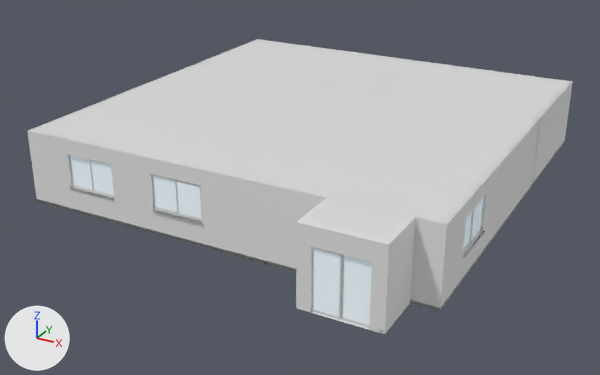
Two versions of the FBX model Assets/Models/Post office.fbx, one commit apart.
Rendered twice from a camera (50 mm lens) standing at (23.9, -38.5, 13.9) and looking at (8.4, -10.4, -0.2). Every picture has the same lights, and +X, +Y and +Z are marked at lower left. The first picture is the older version. Where no turn or scale is listed for an object, it has been applied to the vertices.

In view in the first picture: 'Baseboard', 'Ceiling_Room_Main_17x11', 'Ceiling_Room_TopLeft_9.5x6', 'Ceiling_Room_TopRight_7.5x6', 'Ceiling_Vestibule_BottomRight_3x2', 'Room', 'Room.003', 'Window.L.002', 'Window.L.003', 'Window.L.006', 'Window.R.002', 'Window.R.006' and 14 more.
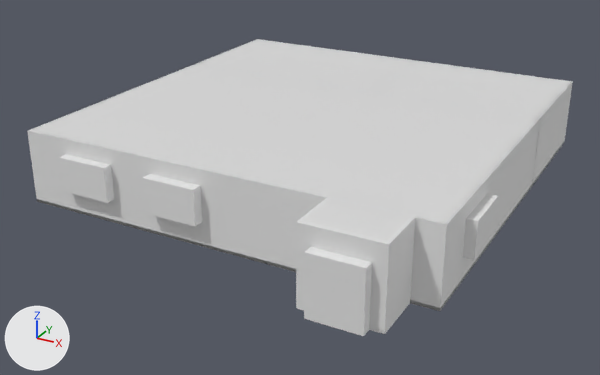
Location of each change, [x1, y1, x2, y2] in pixels of the pictures (600 x 375 px):
'CTRL_Hole.009', added
    after: [304, 247, 372, 336]
'CTRL_Hole.005', added
    after: [142, 174, 202, 226]
'CTRL_Hole.006', added
    after: [59, 154, 114, 203]
'CTRL_Hole.004', added
    after: [463, 194, 498, 260]
'Window.L.006', unchanged, covered by the edit
    before: [312, 247, 342, 319]
'Window.R.006', unchanged, covered by the edit
    before: [341, 255, 372, 327]

Edits to the bpy script that builds the scene:
```text
Add me_ctrl_hole_009:
    me_ctrl_hole_009.from_pydata(...)  # a box spanning x -1.1..1.1, y -0.6..0.0, z 0.0..1.4
Add me_ctrl_hole_007:
    me_ctrl_hole_007.from_pydata(...)  # a box spanning x 0.0..0.6, y -1.1..1.1, z 0.0..1.4
Add me_ctrl_hole_012:
    me_ctrl_hole_012.from_pydata(...)  # a box spanning x -1.0..1.0, y -0.6..0.0, z 0.0..2.3
Add ob_ctrl_hole_006:
    ob_ctrl_hole_006 = bpy.data.objects.new('CTRL_Hole.006', me_ctrl_hole_009)
    ob_ctrl_hole_006.location = (3.0, -16.79, 1.0)
Add ob_ctrl_hole_004:
    ob_ctrl_hole_004 = bpy.data.objects.new('CTRL_Hole.004', me_ctrl_hole_007)
    ob_ctrl_hole_004.location = (16.8, -14.0, 1.0)
Add ob_ctrl_hole_009:
    ob_ctrl_hole_009 = bpy.data.objects.new('CTRL_Hole.009', me_ctrl_hole_012)
    ob_ctrl_hole_009.location = (14.5, -18.8, 0.0)
Add ob_ctrl_hole_005:
    ob_ctrl_hole_005 = bpy.data.objects.new('CTRL_Hole.005', me_ctrl_hole_009.copy())
    ob_ctrl_hole_005.location = (7.0, -16.84, 1.0)
```
